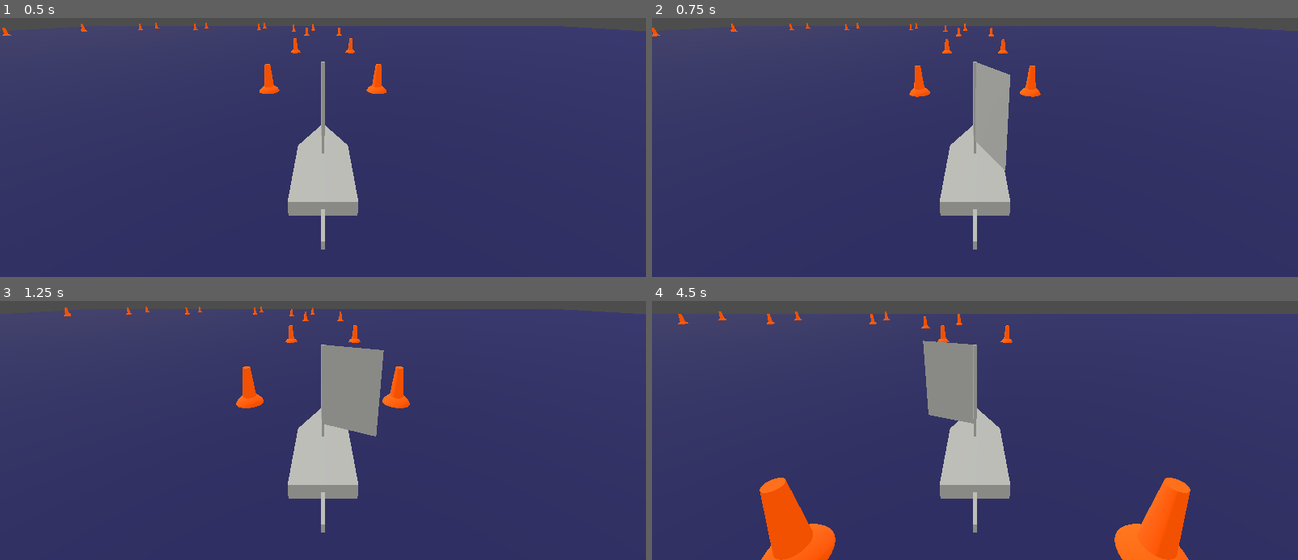
Above: before the commit, frames 1-4 (two rows, left to right).
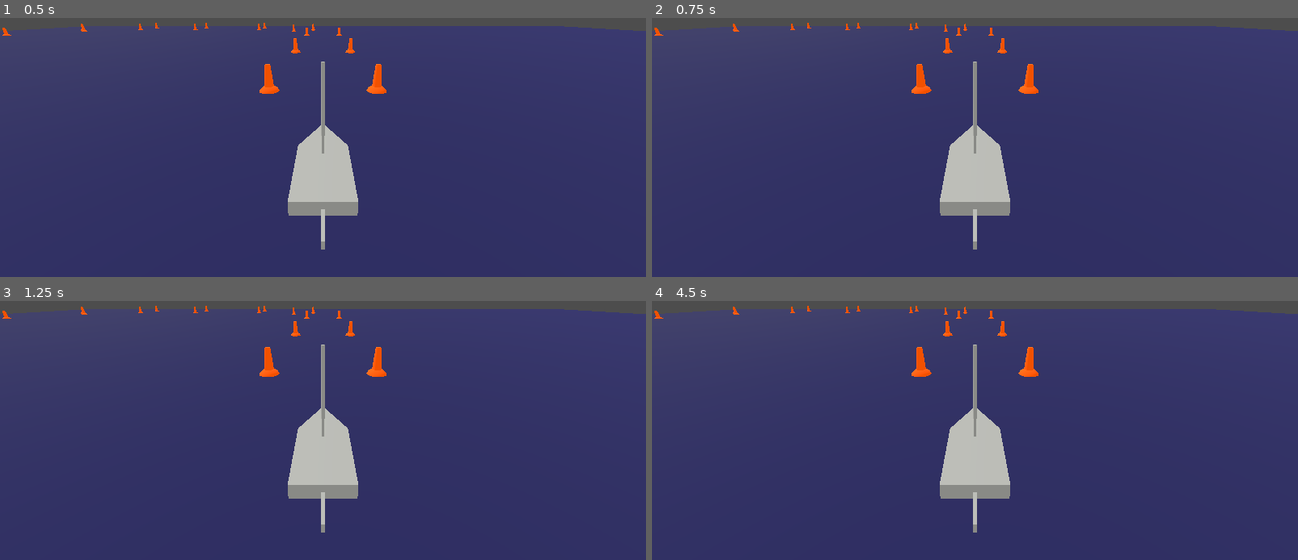
Above: after the commit, the same moments.

Repository: Wake1st/SailingSim
Game: Godot game, scene res://main.tscn
The game is run twice, just before and just after one commit, with the same random seed, the same clock (stepped at 60 frames per second) and the same inputs.
Inputs:
- Up to frame 1 (0.5 s): no input
- Up to frame 2 (0.75 s): tap Enter at 0.5 s; hold Right (ui_right) from 0.53 s (still down)
- Up to frame 3 (1.25 s): keep holding Right (ui_right)
- Up to frame 4 (4.5 s): release Right (ui_right) at 1.28 s; hold Down (ui_down) 1.28-2.03 s; hold Right (ui_right) 2.03-2.78 s; hold Up (ui_up) 2.78-3.53 s; hold Left (ui_left) from 3.53 s (still down)

Frame 1 is identical in both runs. In frame 2, 2.0% of the frame differs, in the area x 0-61%, y 1-59%; in frame 3, 4.1%; in frame 4, 9.1%, in the area x 0-98%, y 1-100%.

Commit message:
controls update

Diff:
--- a/boat.gd
+++ b/boat.gd
@@ -2,7 +2,8 @@
 extends Node3D
 
 const MAX_RUDDER_ANGLE: float = PI/4
-const WIND_LOSS_ANGLE: float = PI*3/4
+const MAX_SAIL_ANGLE: float = PI/2
+const WIND_LOSS_ANGLE: float = PI*5/6
 
 @export_category("Control Surfaces")
 @export var rudderRateOfChange: float = 1.4
@@ -16,7 +17,7 @@
 @onready var sailRoot = %SailRoot
 
 var currentRudderAngle: float = 0
-var currentSailVector: Vector2 = Vector2.UP
+var currentSailAngle: float = 0
 
 var windProjection: float
 
@@ -32,13 +33,13 @@
 	input_processing(delta)
 	kinematics(delta)
 
-#region Inputs
+#region Input Handling
 func input_processing(delta: float) -> void:
-	var sailInput = Input.get_vector("ui_left", "ui_right", "ui_down", "ui_up")
+	var sailInput = Input.get_action_strength("sail_right") - Input.get_action_strength("sail_left")
 	var rudderInput = Input.get_action_strength("rudder_right") - Input.get_action_strength("rudder_left")
 
-	if sailInput != Vector2.ZERO:
-		rotate_sail(delta * sailRateOfChange, sailInput)
+	if sailInput != 0.0:
+		rotate_sail(sailInput * delta * sailRateOfChange)
 
 	if rudderInput != 0.0:
 		rotate_rudder(rudderInput * delta * rudderRateOfChange)
@@ -53,14 +54,13 @@
 		currentRudderAngle = newAngle
 
 
-func rotate_sail(delta: float, inputVector: Vector2) -> void:
-	if currentSailVector != inputVector:
-		var targetSailAngle = currentSailVector.angle_to(inputVector)
-		var deltaAngle = targetSailAngle * delta
+func rotate_sail(deltaAngle: float) -> void:
+	var newAngle = clampf(currentSailAngle + deltaAngle, -MAX_SAIL_ANGLE, MAX_SAIL_ANGLE)
+	if currentSailAngle != newAngle:
 		sailRoot.rotate_y(deltaAngle)
 
 		# store the updated angle
-		currentSailVector = currentSailVector.rotated(deltaAngle)
+		currentSailAngle = newAngle
 #endregion
 
 #region kinematics
--- a/project.godot
+++ b/project.godot
@@ -23,10 +23,20 @@
 
 rudder_right={
 "deadzone": 0.5,
+"events": [Object(InputEventJoypadMotion,"resource_local_to_scene":false,"resource_name":"","device":-1,"axis":5,"axis_value":1.0,"script":null)
+]
+}
+rudder_left={
+"deadzone": 0.5,
+"events": [Object(InputEventJoypadMotion,"resource_local_to_scene":false,"resource_name":"","device":-1,"axis":4,"axis_value":1.0,"script":null)
+]
+}
+sail_right={
+"deadzone": 0.5,
 "events": [Object(InputEventJoypadButton,"resource_local_to_scene":false,"resource_name":"","device":-1,"button_index":10,"pressure":0.0,"pressed":true,"script":null)
 ]
 }
-rudder_left={
+sail_left={
 "deadzone": 0.5,
 "events": [Object(InputEventJoypadButton,"resource_local_to_scene":false,"resource_name":"","device":-1,"button_index":9,"pressure":0.0,"pressed":true,"script":null)
 ]
